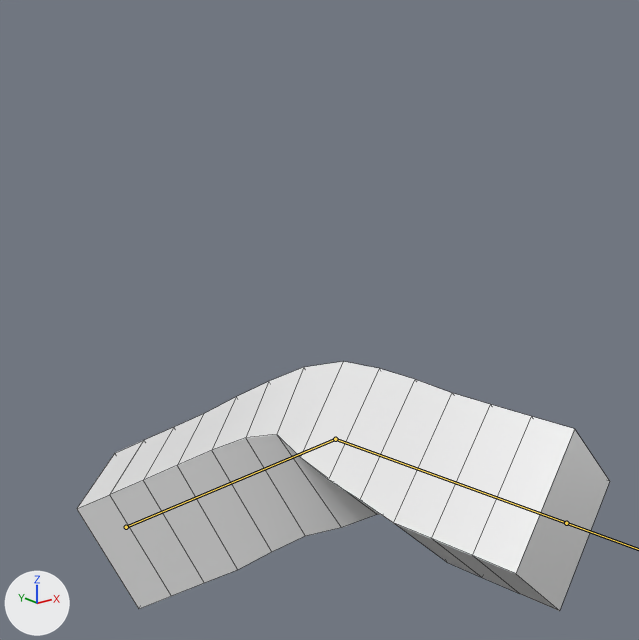
The FBX model resources/models/animation/example4.fbx: old version first, new version second.
Rendered twice from a 50 mm lens placed at (1.55, -19.48, 12.87), pointed at (9.43, -9.63, 8.93). The lights are fixed; the arrows at lower left show +X, +Y and +Z. Both versions are drawn at frame 1 of the action 'Armature|CameraAction'; the numbers are the values there. The bones that bend it are drawn over the model as lines. Mesh edges are drawn as thin lines.
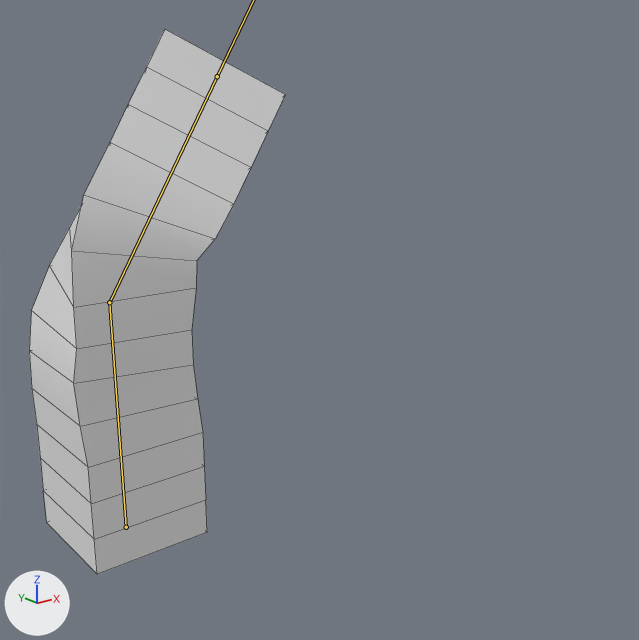
Where the change shows, as pixel boxes (x1, y1, x2, y2) in the pictures (639 x 640 px):
'Cube', posed (52% narrower, 118% taller)
    before: (77, 362, 610, 611)
    after: (29, 29, 285, 574)
bone 'Bone.001', root to tip
    before: (335, 439) to (566, 523)
    after: (109, 302) to (217, 76)

The change in detail:
Object 'Armature' (bone_rig_object) turns from (64, 0, 47) to (0, 0, 0) degrees about its own x, y and z.
Bone 'Bone.001' (bone_bone_001) turns from (25, 29, 51) to (1, -28, -32) degrees about its own x, y and z.
